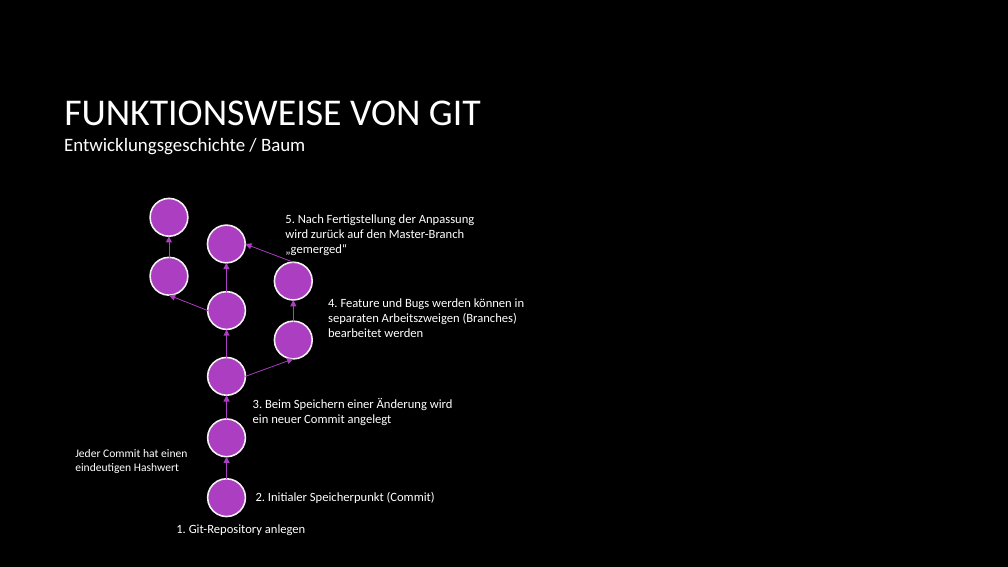
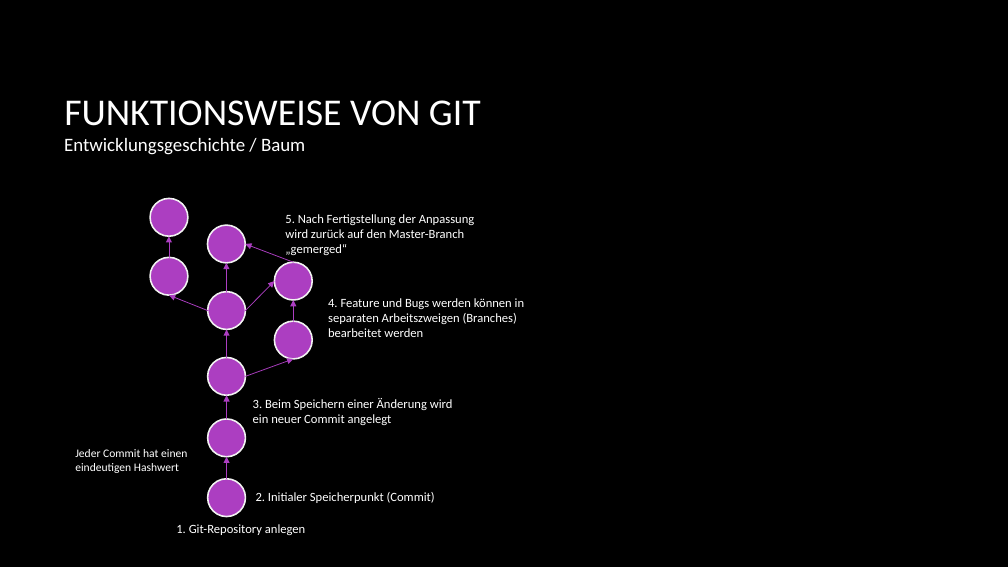
Before and after one commit to FlyingKaenguru/Git_Tutorial_for_beginners, a slide deck: slide 3 of Git_Tutorial_for_beginners.pptx. Drawn at 1008x567 pixels with LibreOffice and Linux fonts; fonts in the diff are those of the drawing; background and template pictures are left out. Boxes give left, top, right and bottom in pixels: in the first picture for what was removed or moved away, otherwise in the second. Text is boxed around its words. In the diff, an @@ line names an element or a change of style, - is before the commit and + after.

Commit message:
Pfeil hinzugefügt in Präsi

```diff
--- a/Git_Tutorial_for_beginners.pptx
+++ b/Git_Tutorial_for_beginners.pptx
@@ arrow added from (246, 311) to (274, 281), #AC3EC1 0.75 pt @@
```
